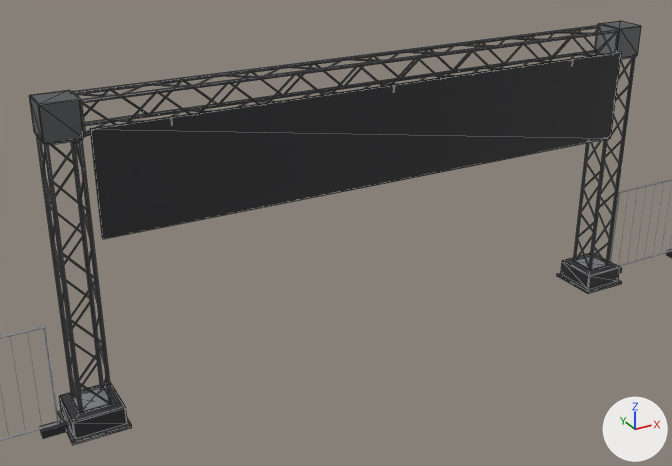
A saved change to the glTF model public/models/entrance.glb.
Rendered twice from a camera (50 mm lens) standing at (-8.41, -13.71, 9.37) and looking at (-0.76, 0.2, 2.42). Every picture has the same lights, and +X, +Y and +Z are marked at lower right. The picture after the commit comes second. Mesh edges are drawn as thin lines on the coarser meshes. Vertices at exactly the same position are counted once.

The first picture shows 'entrance_arch', 'entrance_fence'.
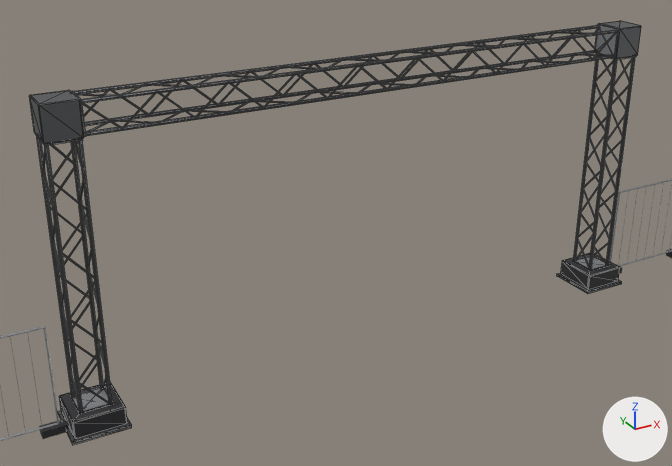
Location of each change, [x1, y1, x2, y2] in pixels of the pictures (672 x 466 px):
part 1 of me_entrance_arch, deleted (black): before [90, 52, 621, 239]

Patch to the scene script:
```diff
--- a/public/models/entrance.glb.py
+++ b/public/models/entrance.glb.py
@@ me_entrance_arch @@
 # used by ob_entrance_arch; location = (0.0, 0.0, 0.0)
-me_entrance_arch.from_pydata(...)  # 1172 vertices, 1472 faces; spans x -6.1..6.1, y -0.5..0.5, z 0.0..5.7
+me_entrance_arch.from_pydata(...)  # 1140 vertices, 1424 faces; spans x -6.1..6.1, y -0.5..0.5, z 0.0..5.7
+# me_entrance_arch part 1: the loose piece of 8 vertices spanning x -5.23..5.23, y -0.49..-0.43, z 3.52..5.28 is deleted
+# other edits to the shape of me_entrance_arch do not show in these pictures
 me_entrance_arch.materials.append(mat_steel)
```
